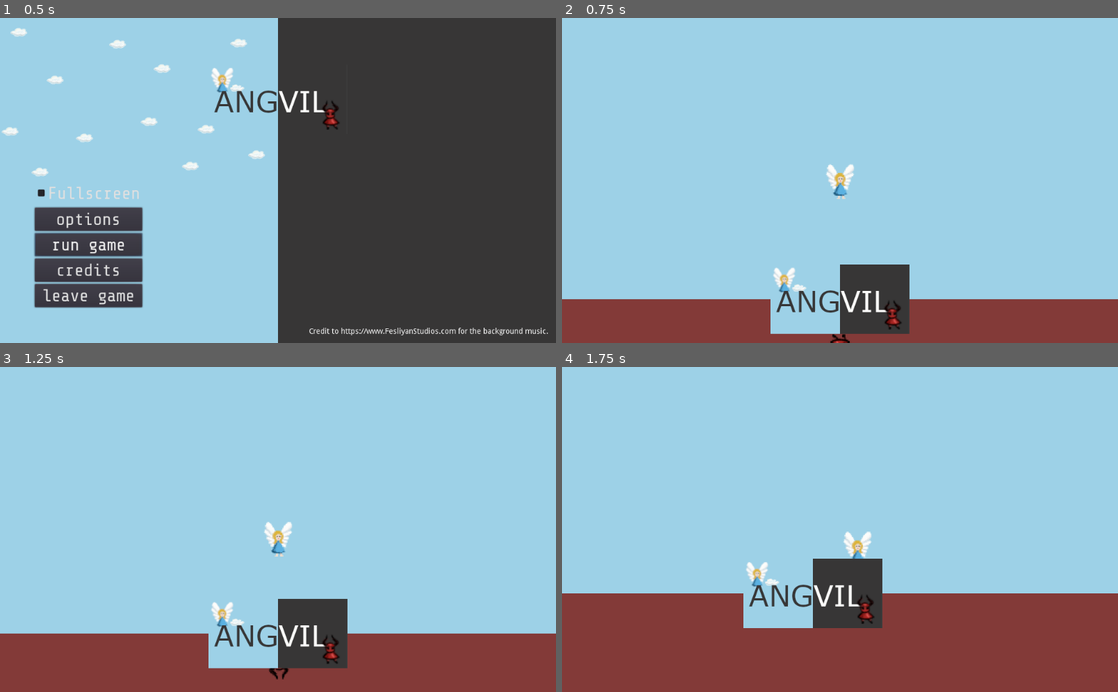
Above: before the commit, frames 1-4 (two rows, left to right).
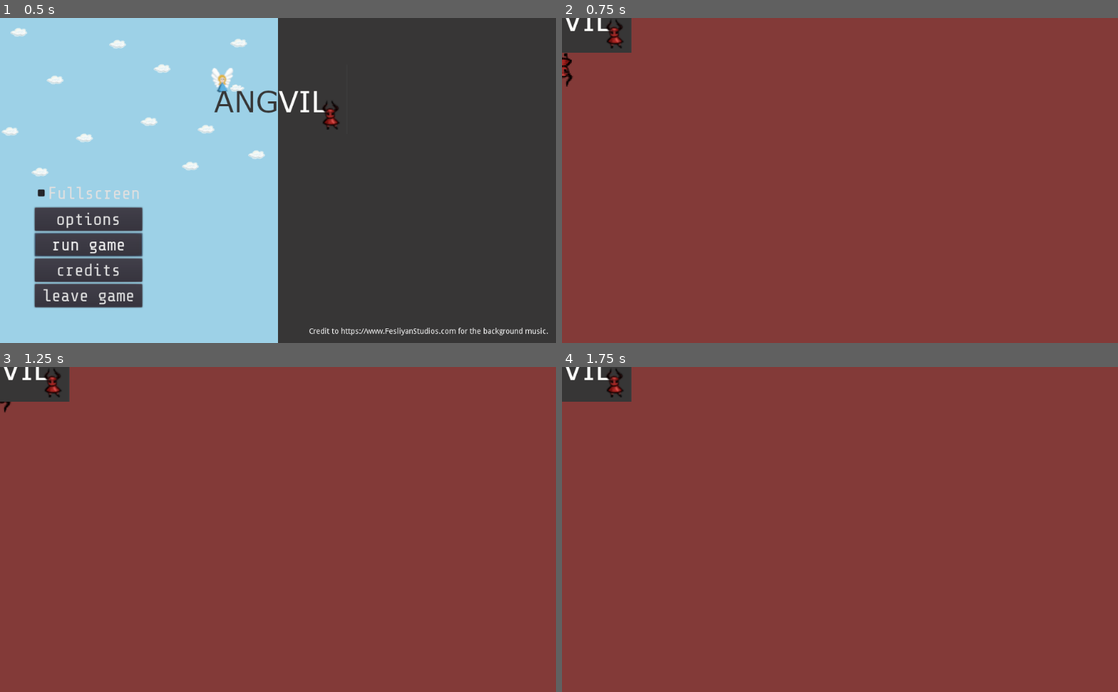
Above: after the commit, the same moments.

Repository: ang-vil/angvil
Game: Godot game, scene res://scenes/menu.tscn
Same seed, same stepped clock (60 frames per second), same inputs: the game is played once before the commit and once after it.
Inputs:
- Up to frame 1 (0.5 s): no input
- Up to frame 2 (0.75 s): click "run game" at 0.5 s
- Up to frame 3 (1.25 s): no input
- Up to frame 4 (1.75 s): tap Enter at 1.25 s; hold Right (key_right) from 1.28 s (still down)

Frame 1 is identical in both runs. In frame 2, 89% of the frame differs, in the area x 0-100%, y 0-100%; in frame 3, 85%; in frame 4, 72%.
Error after the commit: Invalid get index 'HELL_COLOR' (on base: 'null instance'). (res://scripts/angel.gd:39)

Commit message:
indicate that a player died

Diff:
--- a/scenes/angel.tscn
+++ b/scenes/angel.tscn
@@ -18,10 +18,7 @@
 [node name="CollisionShape2D" type="CollisionShape2D" parent="."]
 shape = SubResource( 1 )
 
-[node name="Camera2D" type="Camera2D" parent="."]
-scale = Vector2( 0.5, 0.5 )
-current = true
-smoothing_enabled = true
-
 [node name="jumpsound" type="AudioStreamPlayer2D" parent="."]
 stream = ExtResource( 1 )
+
+[node name="angle_visibility" type="VisibilityNotifier2D" parent="."]
--- a/scenes/background.tscn
+++ b/scenes/background.tscn
@@ -1,6 +1,9 @@
-[gd_scene format=2]
+[gd_scene load_steps=2 format=2]
+
+[ext_resource path="res://scripts/background.gd" type="Script" id=1]
 
 [node name="ParallaxBackground" type="ParallaxBackground"]
+script = ExtResource( 1 )
 
 [node name="ParallaxLayer" type="ParallaxLayer" parent="."]
 motion_mirroring = Vector2( 1, 0 )
--- a/scenes/devil.tscn
+++ b/scenes/devil.tscn
@@ -18,3 +18,5 @@
 [node name="CollisionShape2D" type="CollisionShape2D" parent="."]
 position = Vector2( -0.5, 0 )
 shape = SubResource( 1 )
+
+[node name="devil_visibility" type="VisibilityNotifier2D" parent="."]
--- a/scenes/w1-1.tscn
+++ b/scenes/w1-1.tscn
@@ -79,6 +79,7 @@
 region_rect = Rect2( 0, 0, 64, 64 )
 
 [node name="Camera2D" type="Camera2D" parent="."]
+current = true
 smoothing_enabled = true
 script = ExtResource( 6 )
 
@@ -86,4 +87,4 @@
 
 [node name="devil" parent="." instance=ExtResource( 2 )]
 
-[node name="ParallaxBackground" parent="." instance=ExtResource( 3 )]
+[node name="background" parent="." instance=ExtResource( 3 )]
--- a/scripts/angel.gd
+++ b/scripts/angel.gd
@@ -32,3 +32,8 @@
 func _physics_process(delta):
 	get_input(delta)
 	velocity = move_and_slide(velocity)
+
+func _process(delta):
+	if not get_node('angle_visibility').is_on_screen():
+		var background = get_node("../background/")
+		background.colorHeaven = background.HELL_COLOR
--- /dev/null
+++ b/scripts/background.gd
@@ -0,0 +1,19 @@
+extends ParallaxBackground
+
+const HEAVEN_COLOR = '#9dd1e7'
+const HELL_COLOR = '#833a38'
+
+var colorHeaven = '#9dd1e7'
+var colorHell = '#833a38'
+
+onready var heavenNode = get_node("ParallaxLayer/ColorHeaven")
+onready var hellNode = get_node("ParallaxLayer/ColorHell")
+
+# Called when the node enters the scene tree for the first time.
+func _ready():
+	pass # Replace with function body.
+
+# Called every frame. 'delta' is the elapsed time since the previous frame.
+func _process(delta):
+	heavenNode.set_frame_color(Color(colorHeaven))
+	hellNode.set_frame_color(Color(colorHell))
--- a/scripts/devil.gd
+++ b/scripts/devil.gd
@@ -31,3 +31,8 @@
 func _physics_process(delta):
 	get_input(delta)
 	velocity = move_and_slide(velocity)
+
+func _process(delta):
+	if not get_node('devil_visibility').is_on_screen():
+		var background = get_node("../background/")
+		background.colorHell = background.HEAVEN_COLOR
